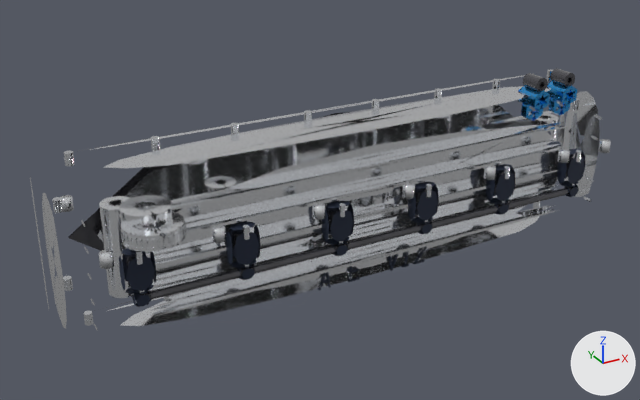
A saved change to the glTF model public/models/engines/v12/valve-cover-left.glb.
Camera for both pictures: a 50 mm lens placed at (-0.44, -0.722, 0.365), pointed at (-0.04, 0.006, 0.001). Arrows for +X, +Y and +Z are at lower right; the lights stay in place. The picture after the commit comes second. Where no turn or scale is listed for an object, it has been applied to the vertices.

The first picture shows 'AN10_Breather_Hex_Fitting_1', 'AN10_Breather_Hose_Stub_1', 'Billet_Oil_Filler_Neck', 'Coil_Connector_Plug_1', 'Coil_M6_Fastener_1', 'GEO_Cover_ChromeFasteners', 'Knurled_Billet_Oil_Filler_Cap' and 1 more.
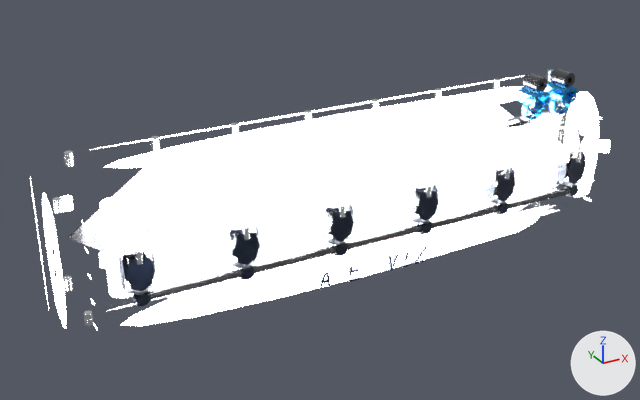
Changed parts and their boxes [x1, y1, x2, y2] in the pictures (640 x 400 px):
'Knurled_Billet_Oil_Filler_Cap', surface changed (lighter): [30, 75, 602, 331] in both
'Billet_Oil_Filler_Neck', surface changed: [99, 113, 559, 298] in both
'GEO_Cover_ChromeFasteners', surface changed: [60, 112, 611, 269] in both

Diff of the bpy script that builds the scene:
```diff
--- a/public/models/engines/v12/valve-cover-left.glb.py
+++ b/public/models/engines/v12/valve-cover-left.glb.py
@@ mat_pbr_cnc_milled_deck @@
 mat_pbr_cnc_milled_deck.coat_roughness = 0.05
+mat_pbr_cnc_milled_deck.emission_strength = 12.0
```
